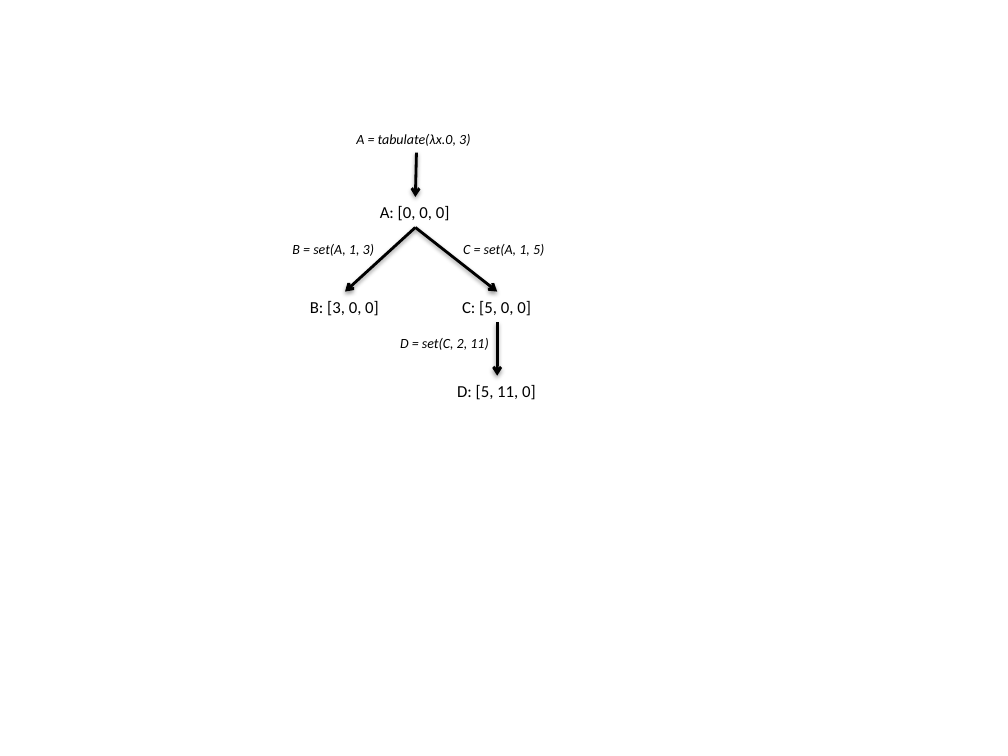
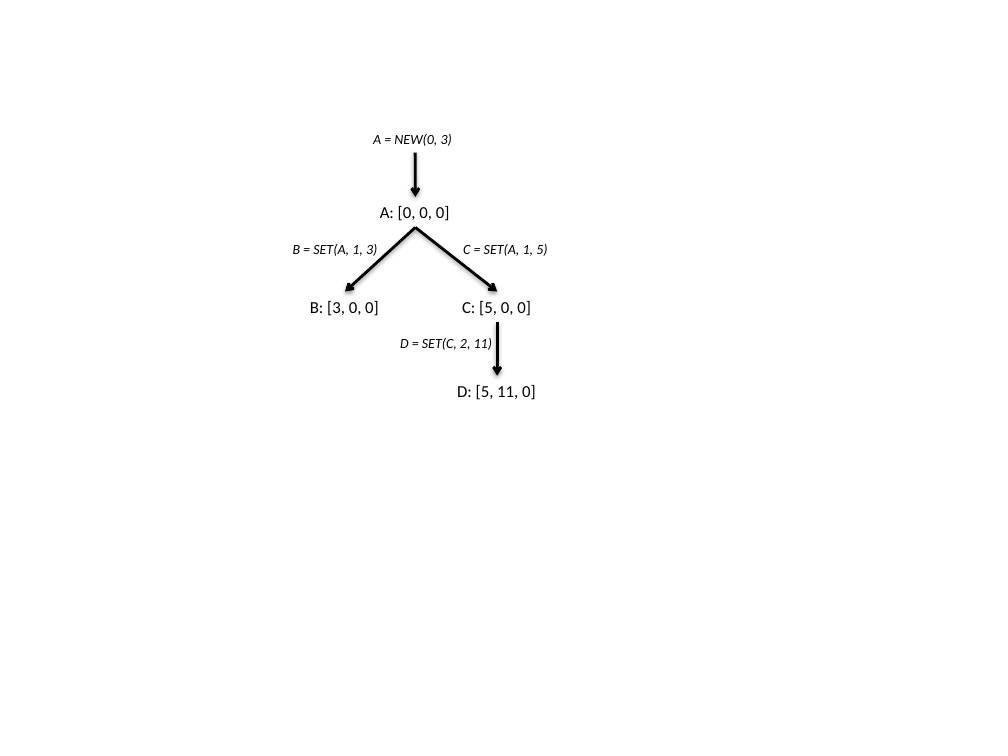
Before and after one commit to AnanyaKumar/PersistentArrays, a slide deck: slide 1 of Paper/intro_diagram.pptx. Drawn at 1008x756 pixels with LibreOffice and Linux fonts; fonts in the diff are those of the drawing. Boxes give left, top, right and bottom in pixels: in the first picture for what was removed or moved away, otherwise in the second. Text is boxed around its words. In the diff, an @@ line names an element or a change of style, - is before the commit and + after.

```diff
--- a/Paper/intro_diagram.pptx
+++ b/Paper/intro_diagram.pptx
@@ text at (373, 134, 452, 146): text changed @@
-A = tabulate(λx.0, 3)
+A = NEW(0, 3)
@@ text at (293, 244, 377, 256): text changed @@
-B = set(A, 1, 3)
+B = SET(A, 1, 3)
@@ text at (463, 244, 547, 256): text changed @@
-C = set(A, 1, 5)
+C = SET(A, 1, 5)
@@ text at (400, 338, 492, 350): text changed @@
-D = set(C, 2, 11)
+D = SET(C, 2, 11)
```
Also in this commit, not shown: 32 other files.
